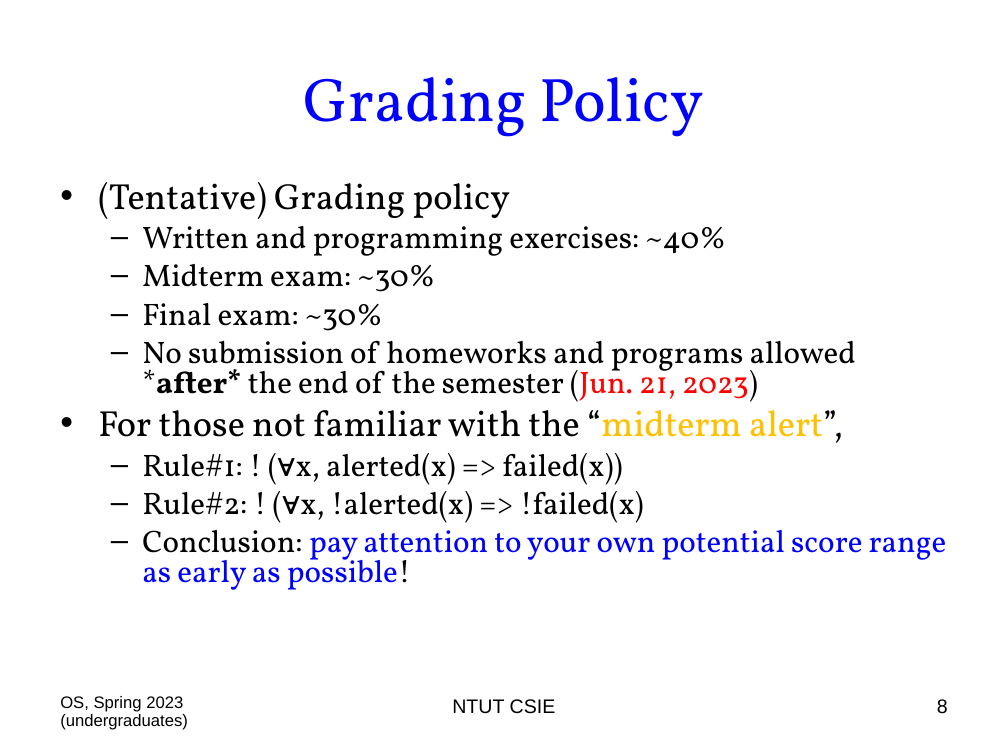
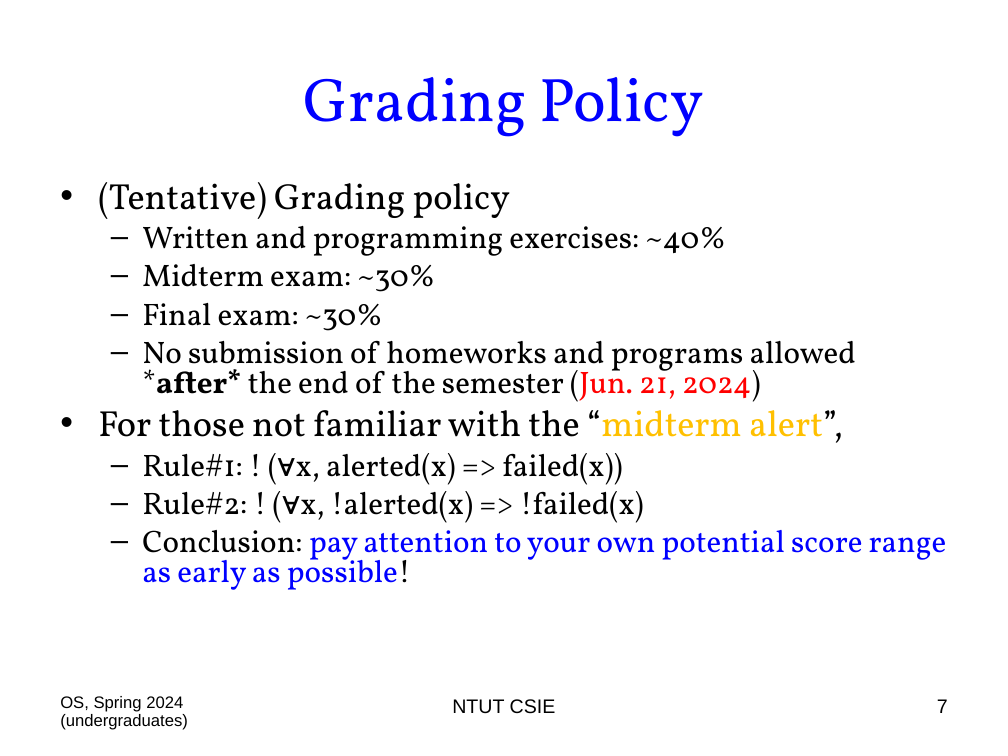
Before and after one commit to chriswjh/chriswjh.github.io, a slide deck: slide 7 of OSu/00-Overview.ppt (slide 8 before the commit). Drawn at 1008x756 pixels with LibreOffice and Linux fonts; fonts in the diff are those of the drawing. Boxes give left, top, right and bottom in pixels: in the first picture for what was removed or moved away, otherwise in the second. Text is boxed around its words. In the diff, an @@ line names an element or a change of style, - is before the commit and + after.

```diff
--- a/OSu/00-Overview.ppt
+++ b/OSu/00-Overview.ppt
@@ text at (142, 341, 856, 402): text changed @@
-  – No submission of homeworks and programs allowed *after* the end of the semester (Jun. 21, 2023)
+  – No submission of homeworks and programs allowed *after* the end of the semester (Jun. 21, 2024)
@@ text at (60, 696, 188, 730): text changed @@
-OS, Spring 2023 (undergraduates)
+OS, Spring 2024 (undergraduates)
@@ page number at (937, 699, 948, 713): text changed @@
-8
+7
```
Also in this commit, not shown: 23 other slides changed, 1 slide removed.
